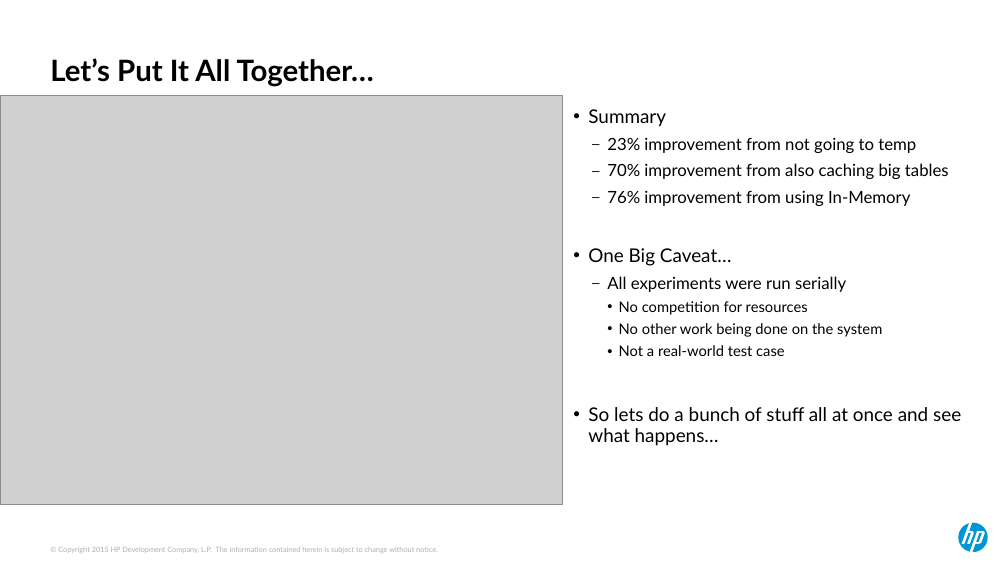
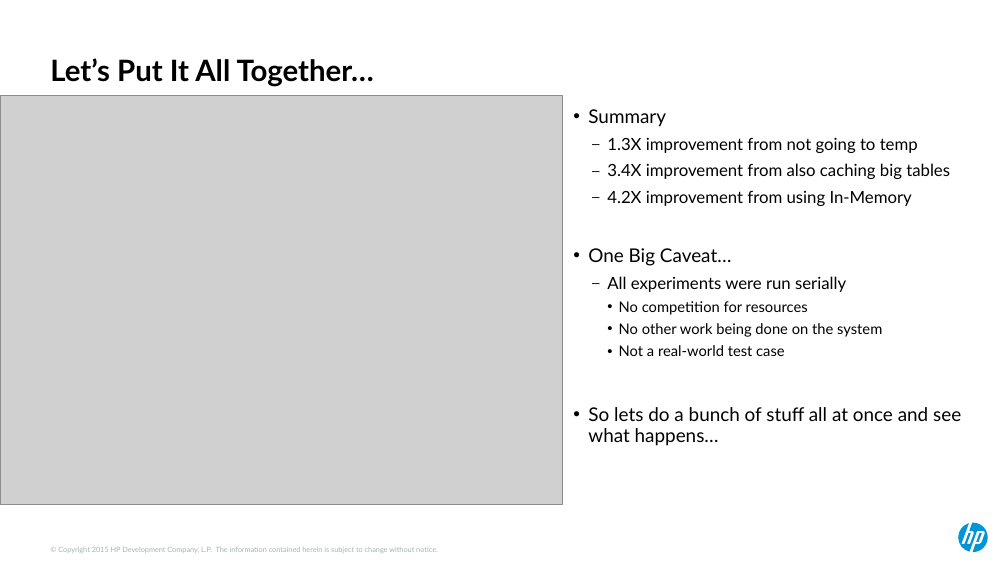
Before and after one commit to ndesilets/Group-13-HP-Big-Data-Analytics, a slide deck: slide 19 of Power Point Files/hotsos_2017 (kirbys inputs).pptx. Drawn at 1008x567 pixels with LibreOffice and Linux fonts; fonts in the diff are those of the drawing; grey boxes stand for pictures. Boxes give left, top, right and bottom in pixels: in the first picture for what was removed or moved away, otherwise in the second. Text is boxed around its words. In the diff, an @@ line names an element or a change of style, - is before the commit and + after.

```diff
--- a/Power Point Files/hotsos_2017 (kirbys inputs).pptx
+++ b/Power Point Files/hotsos_2017 (kirbys inputs).pptx
@@ text at bbox=[607, 137, 950, 206]: text changed @@
-  – 23% improvement from not going to temp
-  – 70% improvement from also caching big tables
-  – 76% improvement from using In-Memory
+  – 1.3X improvement from not going to temp
+  – 3.4X improvement from also caching big tables
+  – 4.2X improvement from using In-Memory
```
Also in this commit, not shown: 8 other slides changed, 1 slide added, 3 other files.
